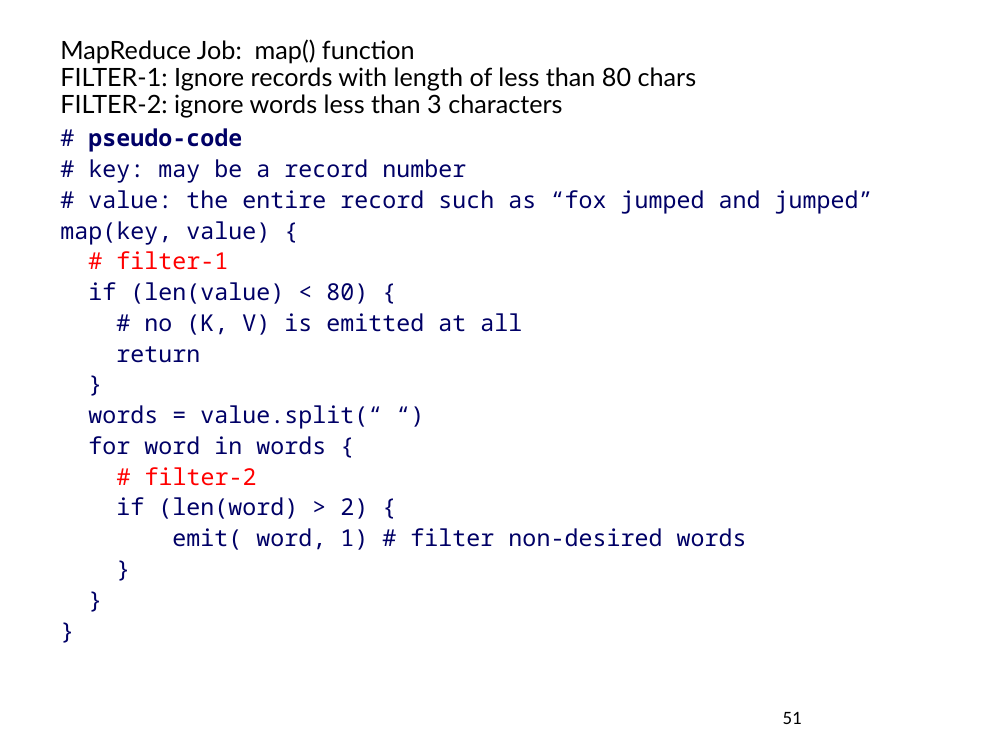
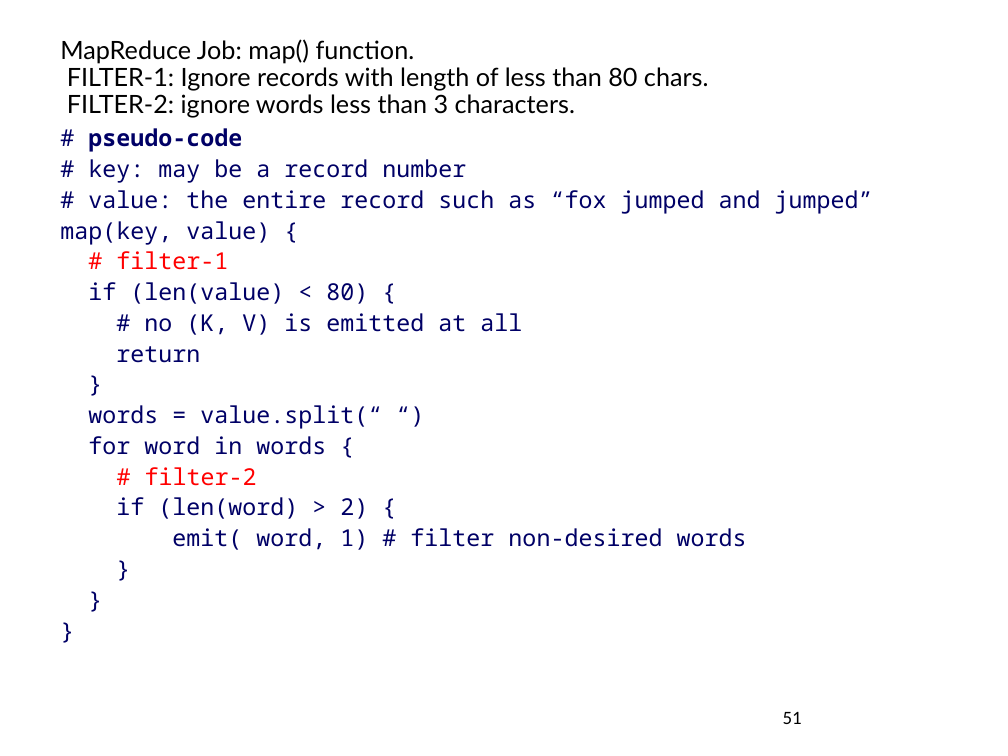
Before and after one commit to mahmoudparsian/big-data-modeling, a slide deck: slide 51 of slides/mapreduce/mapreduce_by_Mahmoud_Parsian/03_introduction_to_mapreduce.pptx. Drawn at 1008x756 pixels with LibreOffice and Linux fonts; fonts in the diff are those of the drawing; background and template pictures are left out. Boxes give left, top, right and bottom in pixels: in the first picture for what was removed or moved away, otherwise in the second. Text is boxed around its words. In the diff, an @@ line names an element or a change of style, - is before the commit and + after.

```diff
--- a/slides/mapreduce/mapreduce_by_Mahmoud_Parsian/03_introduction_to_mapreduce.pptx
+++ b/slides/mapreduce/mapreduce_by_Mahmoud_Parsian/03_introduction_to_mapreduce.pptx
@@ title at <box>60,39,709,118</box>: text changed @@
-MapReduce Job: map() function
-FILTER-1: Ignore records with length of less than 80 chars
-FILTER-2: ignore words less than 3 characters
+MapReduce Job: map() function.
+FILTER-1: Ignore records with length of less than 80 chars.
+FILTER-2: ignore words less than 3 characters.
```
Also in this commit, not shown: 19 other slides changed, 11 other files.
